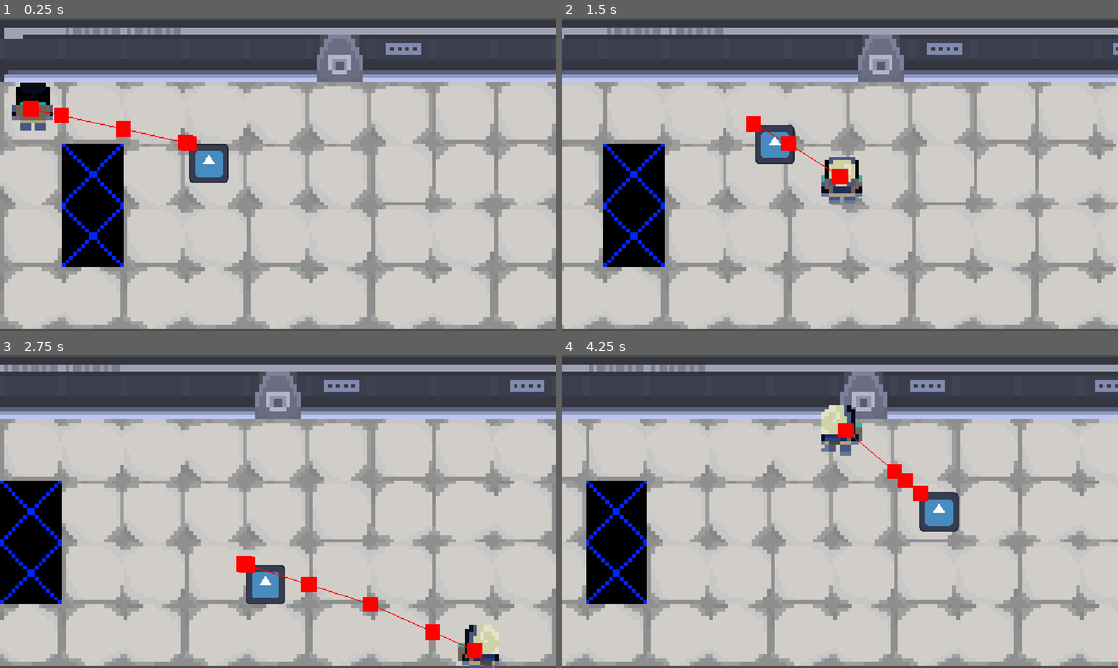
Above: before the commit, frames 1-4 (two rows, left to right).
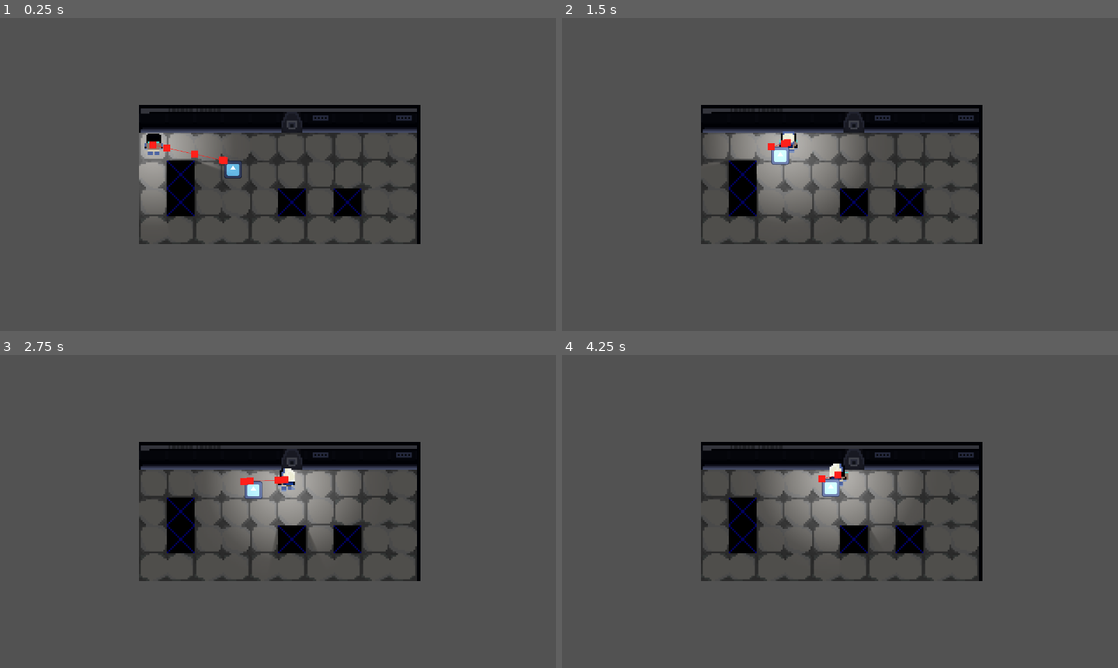
Above: after the commit, the same moments.

Repository: oburhanefe/Morse-Ship
Game: Godot game, scene res://Scenes/level_1.tscn
Two runs of this game, one before a commit and one after it. Both use one fixed random seed, a clock stepped at 60 frames per second and the inputs below. The engine's default icon, where the game draws it, is replaced by a stand-in: a white triangle on a blue panel in a dark square.
Inputs (mouse positions are in pixels of both pictures, inside the frame that each line leads up to):
- Up to frame 1 (0.25 s): no input
- Up to frame 2 (1.5 s): tap Enter at 0.5 s; move the mouse to (962, 158) at 0.52 s; press the mouse at (962, 158) at 0.53 s; hold D (right) 0.53-1.28 s; move the mouse to (728, 190) at 1.27 s; release the mouse at (728, 190) at 1.28 s; hold S (down) from 1.28 s (still down); click (728, 190) at 1.35 s
- Up to frame 3 (2.75 s): move the mouse to (333, 442) at 2.02 s; release S (down) at 2.03 s; press the mouse at (333, 442) at 2.03 s; hold D (right) from 2.03 s (still down)
- Up to frame 4 (4.25 s): move the mouse to (812, 574) at 2.77 s; release D (right) at 2.78 s; release the mouse at (812, 574) at 2.78 s; hold W (up) 2.78-3.53 s; click (812, 574) at 2.85 s; move the mouse to (1006, 558) at 3.52 s; press the mouse at (1006, 558) at 3.53 s; hold A (left) from 3.53 s (still down)

The runs differ from the first frame. In frame 1, 93% of the frame differs, in the area x 0-100%, y 0-100%; in frame 2, 93%; in frame 3, 93%; in frame 4, 93%.

Commit message:
Işık Ve Kamera
Kamera 320-180px olarak ayarlandı, karaktere ışık eklendi

Diff:
--- a/morse-ship/Scenes/level_1.tscn
+++ b/morse-ship/Scenes/level_1.tscn
@@ -3,6 +3,12 @@
 [ext_resource type="PackedScene" uid="uid://chxvt5qej2d6d" path="res://Scenes/player.tscn" id="1_vk57k"]
 [ext_resource type="Texture2D" uid="uid://4ffue2mqjapk" path="res://assets/sprites/tiayl set.png" id="2_8ffim"]
 [ext_resource type="PackedScene" uid="uid://rplcv4woaoy5" path="res://Scenes/move_signal_bot.tscn" id="3_xfk5q"]
+
+[sub_resource type="OccluderPolygon2D" id="OccluderPolygon2D_xfk5q"]
+polygon = PackedVector2Array(-8, -8, 8, -8, 8, 8, -8, 8)
+
+[sub_resource type="OccluderPolygon2D" id="OccluderPolygon2D_7p6j4"]
+polygon = PackedVector2Array(-8, -8, 8, -8, 8, 8, -8, 8)
 
 [sub_resource type="NavigationPolygon" id="NavigationPolygon_xfk5q"]
 vertices = PackedVector2Array(8, 8, -8, 8, -8, -8, 8, -8)
@@ -16,6 +22,9 @@
 outlines = Array[PackedVector2Array]([PackedVector2Array(-8, -8, 8, -8, 8, 8, -8, 8)])
 agent_radius = 0.0
 
+[sub_resource type="OccluderPolygon2D" id="OccluderPolygon2D_6444e"]
+polygon = PackedVector2Array(-8, -8, 8, -8, 8, 8, -8, 8)
+
 [sub_resource type="NavigationPolygon" id="NavigationPolygon_6444e"]
 vertices = PackedVector2Array(8, 8, -8, 8, -8, -8, 8, -8)
 polygons = Array[PackedInt32Array]([PackedInt32Array(0, 1, 2, 3)])
@@ -25,18 +34,25 @@
 [sub_resource type="TileSetAtlasSource" id="TileSetAtlasSource_evi0p"]
 texture = ExtResource("2_8ffim")
 0:1/0 = 0
+0:1/0/occlusion_layer_0/polygon_0/polygon = SubResource("OccluderPolygon2D_xfk5q")
 0:1/0/physics_layer_0/polygon_0/points = PackedVector2Array(-8, -8, 8, -8, 8, 8, -8, 8)
 1:1/0 = 0
+1:1/0/occlusion_layer_0/polygon_0/polygon = SubResource("OccluderPolygon2D_7p6j4")
 1:1/0/physics_layer_0/polygon_0/points = PackedVector2Array(-8, -8, 8, -8, 8, 8, -8, 8)
 2:1/0 = 0
+2:1/0/occlusion_layer_0/polygon_0/polygon = SubResource("OccluderPolygon2D_7p6j4")
 2:1/0/physics_layer_0/polygon_0/points = PackedVector2Array(-8, -8, 8, -8, 8, 8, -8, 8)
 3:1/0 = 0
+3:1/0/occlusion_layer_0/polygon_0/polygon = SubResource("OccluderPolygon2D_7p6j4")
 3:1/0/physics_layer_0/polygon_0/points = PackedVector2Array(-8, -8, 8, -8, 8, 8, -8, 8)
 4:1/0 = 0
+4:1/0/occlusion_layer_0/polygon_0/polygon = SubResource("OccluderPolygon2D_7p6j4")
 4:1/0/physics_layer_0/polygon_0/points = PackedVector2Array(-8, -8, 8, -8, 8, 8, -8, 8)
 5:1/0 = 0
+5:1/0/occlusion_layer_0/polygon_0/polygon = SubResource("OccluderPolygon2D_7p6j4")
 5:1/0/physics_layer_0/polygon_0/points = PackedVector2Array(-8, -8, 8, -8, 8, 8, -8, 8)
 7:1/0 = 0
+7:1/0/occlusion_layer_0/polygon_0/polygon = SubResource("OccluderPolygon2D_6444e")
 7:1/0/physics_layer_0/polygon_0/points = PackedVector2Array(-8, -8, 8, -8, 8, 8, -8, 8)
 1:2/0 = 0
 1:2/0/navigation_layer_0/polygon = SubResource("NavigationPolygon_xfk5q")
@@ -56,9 +72,25 @@
 3:4/0 = 0
 
 [sub_resource type="TileSet" id="TileSet_dm18x"]
+occlusion_layer_0/light_mask = 1
 physics_layer_0/collision_layer = 1
 navigation_layer_0/layers = 1
 sources/0 = SubResource("TileSetAtlasSource_evi0p")
+
+[sub_resource type="Gradient" id="Gradient_xfk5q"]
+offsets = PackedFloat32Array(0, 0.14848486, 0.18181819)
+colors = PackedColorArray(1, 1, 1, 1, 0.03979186, 0.03979186, 0.03979186, 1, 0, 0, 0, 1)
+
+[sub_resource type="GradientTexture2D" id="GradientTexture2D_ycyol"]
+gradient = SubResource("Gradient_xfk5q")
+width = 512
+height = 512
+fill = 1
+fill_from = Vector2(0.5, 0.5)
+
+[sub_resource type="Environment" id="Environment_y1nys"]
+background_mode = 3
+tonemap_mode = 3
 
 [node name="Level1" type="Node2D" unique_id=352136879]
 
@@ -67,12 +99,24 @@
 format = 2
 
 [node name="TileMapLayer" type="TileMapLayer" parent="TileMap" unique_id=1236054387]
+modulate = Color(0.35906908, 0.35906908, 0.35906908, 1)
 use_parent_material = true
-tile_map_data = PackedByteArray("AAAAAAAAAAABAAIAAAAAAAEAAAA …(184 unchanged characters)… FAAAAAAADAAIAAAAFAAEAAAADAAIAAAAFAAIAAAACAAIAAAAGAAIAAAABAAIAAAAGAAEAAAABAAIAAAAGAAAAAAADAAIAAAAHAAEAAAABAAMAAAAHAAIAAAACAAIAAAAIAAEAAAABAAMAAAAIAAIAAAABAAIAAAAJAAE …(511 unchanged characters)…
+tile_map_data = PackedByteArray("AAAAAAAAAAABAAIAAAAAAAEAAAA …(184 unchanged characters)… FAAAAAAADAAIAAAAFAAEAAAADAAIAAAAFAAIAAAAHAAEAAAAGAAIAAAABAAIAAAAGAAEAAAABAAIAAAAGAAAAAAADAAIAAAAHAAEAAAABAAMAAAAHAAIAAAAHAAEAAAAIAAEAAAABAAMAAAAIAAIAAAABAAIAAAAJAAE …(511 unchanged characters)…
 tile_set = SubResource("TileSet_dm18x")
 
 [node name="Player" parent="." unique_id=1629573154 instance=ExtResource("1_vk57k")]
 position = Vector2(8, 7)
 
+[node name="PointLight2D" type="PointLight2D" parent="Player" unique_id=1901824320]
+color = Color(0.1584723, 0.15847233, 0.1584723, 1)
+energy = 6.0
+shadow_enabled = true
+shadow_filter = 2
+texture = SubResource("GradientTexture2D_ycyol")
+texture_scale = 8.0
+
 [node name="move_signal_bot" parent="." unique_id=1158500834 instance=ExtResource("3_xfk5q")]
 position = Vector2(48.999996, 15.999999)
+
+[node name="WorldEnvironment" type="WorldEnvironment" parent="." unique_id=1351934862]
+environment = SubResource("Environment_y1nys")
--- a/morse-ship/Scenes/player.tscn
+++ b/morse-ship/Scenes/player.tscn
@@ -169,7 +169,6 @@
 
 [node name="Camera2D" type="Camera2D" parent="." unique_id=2122221056]
 scale = Vector2(9.090909, 9.090909)
-zoom = Vector2(8, 8)
 script = ExtResource("2_fkybt")
 cam_right_limit = 160.0
 cam_top_limit = -16.0
@@ -181,7 +180,7 @@
 
 [node name="movement_comp" type="Node" parent="." unique_id=302003714]
 script = ExtResource("3_fkybt")
-speed = Vector2(90, 90)
+speed = Vector2(50, 50)
 metadata/_custom_type_script = "uid://dalxrh464o2vh"
 
 [node name="anim_comp" type="Node" parent="." unique_id=2137019945]
@@ -191,6 +190,7 @@
 [node name="pivot" type="Node2D" parent="." unique_id=540047450]
 
 [node name="AnimatedSprite2D" type="AnimatedSprite2D" parent="pivot" unique_id=2112379286]
+light_mask = 0
 scale = Vector2(8.772725, 8.528659)
 sprite_frames = SubResource("SpriteFrames_dm18x")
 animation = &"idle_up"
--- a/morse-ship/project.godot
+++ b/morse-ship/project.godot
@@ -17,8 +17,12 @@
 
 [display]
 
+window/size/viewport_width=320
+window/size/viewport_height=180
+window/size/mode=3
 window/stretch/mode="canvas_items"
 window/stretch/aspect="expand"
+window/stretch/scale_mode="integer"
 
 [global_group]
 
